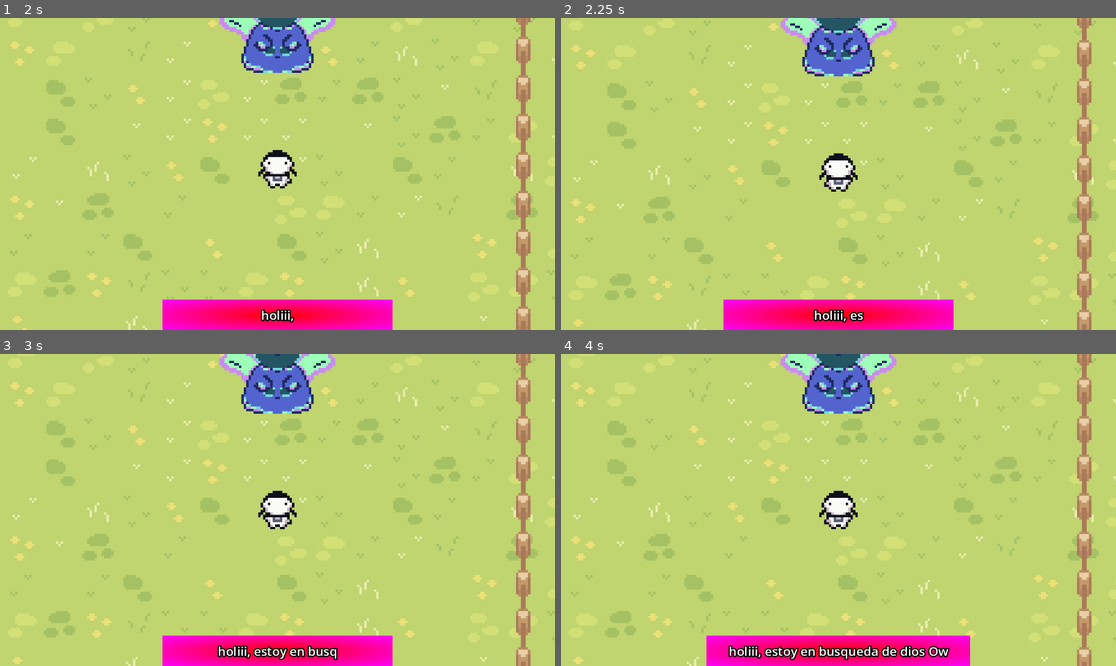
Above: before the commit, frames 1-4 (two rows, left to right).
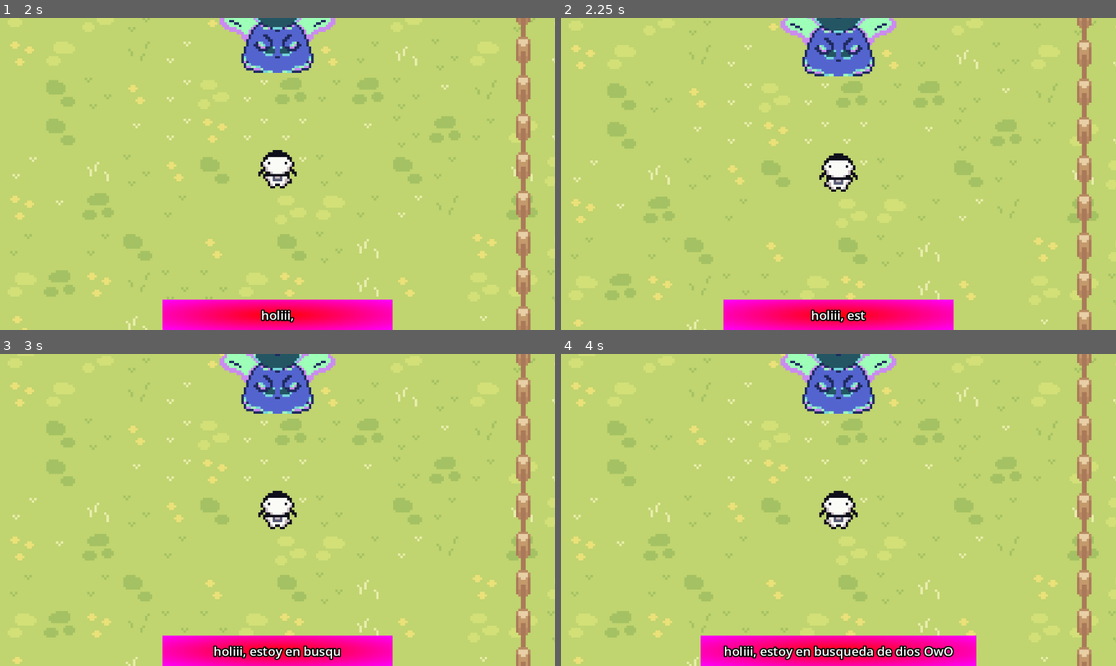
Above: after the commit, the same moments.

Repository: makiniqa/conocimiento-absurdo
Game: Godot game, scene res://Scenes/game.tscn
Two runs of this game, one before a commit and one after it. Both use one fixed random seed, a clock stepped at 60 frames per second and the inputs below.
Inputs:
- Up to frame 1 (2 s): click "Empezar" at 0.5 s; tap Enter at 1.25 s; hold Right (right) from 1.28 s (still down); tap Z at 1.35 s; tap Space at 1.52 s
- Up to frame 2 (2.25 s): release Right (right) at 2.03 s; hold Down (down) from 2.03 s (still down); tap Enter at 2.1 s
- Up to frame 3 (3 s): tap Space at 2.27 s; release Down (down) at 2.78 s; hold Right (right) from 2.78 s (still down); tap Z at 2.85 s
- Up to frame 4 (4 s): release Right (right) at 3.53 s; hold Up (up) from 3.53 s (still down); tap Enter at 3.6 s; tap Space at 3.77 s

Frame 1 is identical in both runs. In frame 2, 0.3% of the frame differs, in the area x 44-55%, y 93-98%; in frame 3, 0.7%; in frame 4, 1.4%, in the area x 25-75%, y 90-100%.

Commit message:
mejoras al sistema de dialogo

Diff:
--- a/Scripts/dialogue_box.gd
+++ b/Scripts/dialogue_box.gd
@@ -8,14 +8,15 @@
 
 class DialogueComponent:
 	var text: String = ""
-	var time: float = 0.0
+	var speed: float = 0.0 # in characters per second
 	var voice: String = "default"
 
-	func _init(text: String, time: float, voice: String = "default"):
+	func _init(text: String, speed: float, voice: String = "default"):
 		self.text = text
-		self.time = time
+		self.speed = speed
 		self.voice = voice
 
+var waitTime: float = 1.5
 var t0: float = 0
 var t1: float = 0
 var displayTime: float = 0
@@ -36,8 +37,8 @@
 func _ready():
 	$CanvasLayer.visible = false
 
-func queue_display_text(text:String, time: float, voice: String = "default", allow_repeat: bool = false, cancel_all_before: bool = false):
-	var dialogueComponent = DialogueComponent.new(text,time,voice)
+func queue_display_text(text:String, speed: float, voice: String = "default", allow_repeat: bool = false, cancel_all_before: bool = false):
+	var dialogueComponent = DialogueComponent.new(text,speed,voice)
 	if allow_repeat or (dialogueComponent not in displayTextQueue and dialogueComponent.text != displayText):
 		if cancel_all_before:
 			shouldDisplay = false
@@ -50,15 +51,15 @@
 		if next == null:
 			return
 		var text = next.text
-		var time = next.time
+		var speed = next.speed
 		var voice = next.voice
-		if not text.is_empty() and time > 0.0:
+		if not text.is_empty() and speed > 0.0:
 			shouldDisplay = true
-			displayTime = time
+			displayTime = text.length() / speed + waitTime
 			displayText = text
 			currentText = ""
 			textIndex = 0
-			charsPerSecond = text.length() / (time * 0.5)
+			charsPerSecond = speed
 			t0 = Time.get_ticks_msec()*1.0e-3
 			$CanvasLayer.visible = true
 			$CanvasLayer/Label.text = currentText
--- a/Scripts/nivel_1.gd
+++ b/Scripts/nivel_1.gd
@@ -1,7 +1,8 @@
 extends Level
 
+const default_talking_speed := 15.0
+
 var door_entered := false
-var time_door_entered: int
 var hablaste_con_libreria := false
 var hablaste_con_orcnella := false
 var personita_tiene_hojita := false
@@ -13,10 +14,9 @@
 func _on_animated_gate_entered(where: Door) -> void:
 	if not door_entered:
 		door_entered = true
-		$DialogueBox.queue_display_text("*salis por la puerta uwu*", 3.0)
+		$DialogueBox.queue_display_text("*salis por la puerta uwu*", default_talking_speed)
 		$AnimationPlayer.play("fade_out")
 		$Player.active = false
-		time_door_entered = Time.get_ticks_msec()
 
 
 func _process(_delta: float) -> void:
@@ -26,9 +26,9 @@
 
 func _on_animation_player_animation_finished(anim_name: StringName) -> void:
 	if anim_name == "enter_level":
-		$DialogueBox.queue_display_text("holiii, estoy en busqueda de dios OwO", 5.0)
-		$DialogueBox.queue_display_text("me dijeron que vive acá owo pero no se que onda", 5.0)
-		$DialogueBox.queue_display_text("es re raro este lugar...", 5.0)
+		$DialogueBox.queue_display_text("holiii, estoy en busqueda de dios OwO", default_talking_speed)
+		$DialogueBox.queue_display_text("me dijeron que vive acá owo pero no se que onda", default_talking_speed)
+		$DialogueBox.queue_display_text("es re raro este lugar...", default_talking_speed)
 
 
 func _on_dialogue_box_end_queue() -> void:
@@ -37,18 +37,18 @@
 func _on_interactuable_interact() -> void:
 	$Player.active = false
 	if not hablaste_con_libreria:
-		$DialogueBox.queue_display_text("Que haces pibe, tenés un cigarro para convidar?", 5.0, "ah")
-		$DialogueBox.queue_display_text("disculpa no fumo", 2.0)
+		$DialogueBox.queue_display_text("Que haces pibe, tenés un cigarro para convidar?", default_talking_speed, "ah")
+		$DialogueBox.queue_display_text("disculpa no fumo", default_talking_speed)
 	elif not hablaste_con_orcnella:
-		$DialogueBox.queue_display_text("che el de la librería quiere que te vayas", 5.0)
-		$DialogueBox.queue_display_text("decile a ese gil que si me convida un pucho me voy", 5.0, "ah")
-		$DialogueBox.queue_display_text("weno", 1.0)
+		$DialogueBox.queue_display_text("che el de la librería quiere que te vayas", default_talking_speed)
+		$DialogueBox.queue_display_text("decile a ese gil que si me convida un pucho me voy", default_talking_speed, "ah")
+		$DialogueBox.queue_display_text("weno", default_talking_speed)
 		hablaste_con_orcnella = true
 	elif not personita_tiene_hojita or not personita_tiene_marcadores:
-		$DialogueBox.queue_display_text("si no tenes un cigarrillo tocá de acá pibe", 5.0)
+		$DialogueBox.queue_display_text("si no tenes un cigarrillo tocá de acá pibe", default_talking_speed, "ah")
 	else:
-		$DialogueBox.queue_display_text("holi acá tengo un cigarrillo", 5.0)
-		$DialogueBox.queue_display_text("eeh gracias", 1.0)
+		$DialogueBox.queue_display_text("holi acá tengo un cigarrillo", default_talking_speed)
+		$DialogueBox.queue_display_text("eeh gracias", default_talking_speed, "ah")
 		$DialogueBox.set_callable_on_queue_end(
 			func (): $AnimationPlayer.play("la bruja se va")
 		)
@@ -57,25 +57,25 @@
 	$Player.active = false
 	$hojita.queue_free()
 	personita_tiene_hojita = true
-	$DialogueBox.queue_display_text("omg una hojita hii", 5.0, "default", false, true)
+	$DialogueBox.queue_display_text("omg una hojita hii", default_talking_speed, "default", false, true)
 
 func _on_libreria_interact() -> void:
 	$Player.active = false
 	if not hablaste_con_libreria:
-		$DialogueBox.queue_display_text("hola como va, somos una libreria", 5.0, "honk")
-		$DialogueBox.queue_display_text("no tenemos muchos clientes por aca", 5.0, "honk")
-		$DialogueBox.queue_display_text("la vieja esa los espanta todoactives u.u", 5.0, "honk")
-		$DialogueBox.queue_display_text("buee pero no seas malo con ella :(", 5.0)
-		$DialogueBox.queue_display_text("como sea, cuchame", 1.0, "honk")
-		$DialogueBox.queue_display_text("te doy lo que quieras si logras que esa wacha se vaya", 5.0, "honk")
-		$DialogueBox.queue_display_text("weno owo", 1.0)
+		$DialogueBox.queue_display_text("hola como va, somos una libreria", default_talking_speed, "honk")
+		$DialogueBox.queue_display_text("no tenemos muchos clientes por aca", default_talking_speed, "honk")
+		$DialogueBox.queue_display_text("la vieja esa los espanta a todes u.u", default_talking_speed, "honk")
+		$DialogueBox.queue_display_text("buee pero no seas malo con ella :(", default_talking_speed)
+		$DialogueBox.queue_display_text("como sea, cuchame", default_talking_speed, "honk")
+		$DialogueBox.queue_display_text("te doy lo que quieras si logras que esa wacha se vaya", default_talking_speed, "honk")
+		$DialogueBox.queue_display_text("weno owo", default_talking_speed)
 		hablaste_con_libreria = true
 	elif not hablaste_con_orcnella:
-		$DialogueBox.queue_display_text("dale wachin, hace que se vaya", 5.0, "honk")
+		$DialogueBox.queue_display_text("dale wachin, hace que se vaya", default_talking_speed, "honk")
 	else:
-		$DialogueBox.queue_display_text("dice la señora que si le das un cigarrillo se va", 5.0)
-		$DialogueBox.queue_display_text("dios que vieja conchuda", 5.0, "honk")
-		$DialogueBox.queue_display_text("mira", 1.0, "honk")
-		$DialogueBox.queue_display_text("yo no fumo pero agarrate estos marcadores y hacele un \"cigarrillo\" a la señora", 5.0, "honk")
-		$DialogueBox.queue_display_text("está lo suficientemente pasada de vino como para no darse cuenta", 5.0, "honk")
+		$DialogueBox.queue_display_text("dice la señora que si le das un cigarrillo se va", default_talking_speed)
+		$DialogueBox.queue_display_text("dios que vieja conchuda", default_talking_speed, "honk")
+		$DialogueBox.queue_display_text("mira", default_talking_speed, "honk")
+		$DialogueBox.queue_display_text("yo no fumo pero agarrate estos marcadores y hacele un \"cigarrillo\" a la señora", default_talking_speed, "honk")
+		$DialogueBox.queue_display_text("está lo suficientemente pasada de vino como para no darse cuenta", default_talking_speed, "honk")
 		personita_tiene_marcadores = true
Not shown: 1 places in Scenes/nivel_1.tscn that only renumber resources
